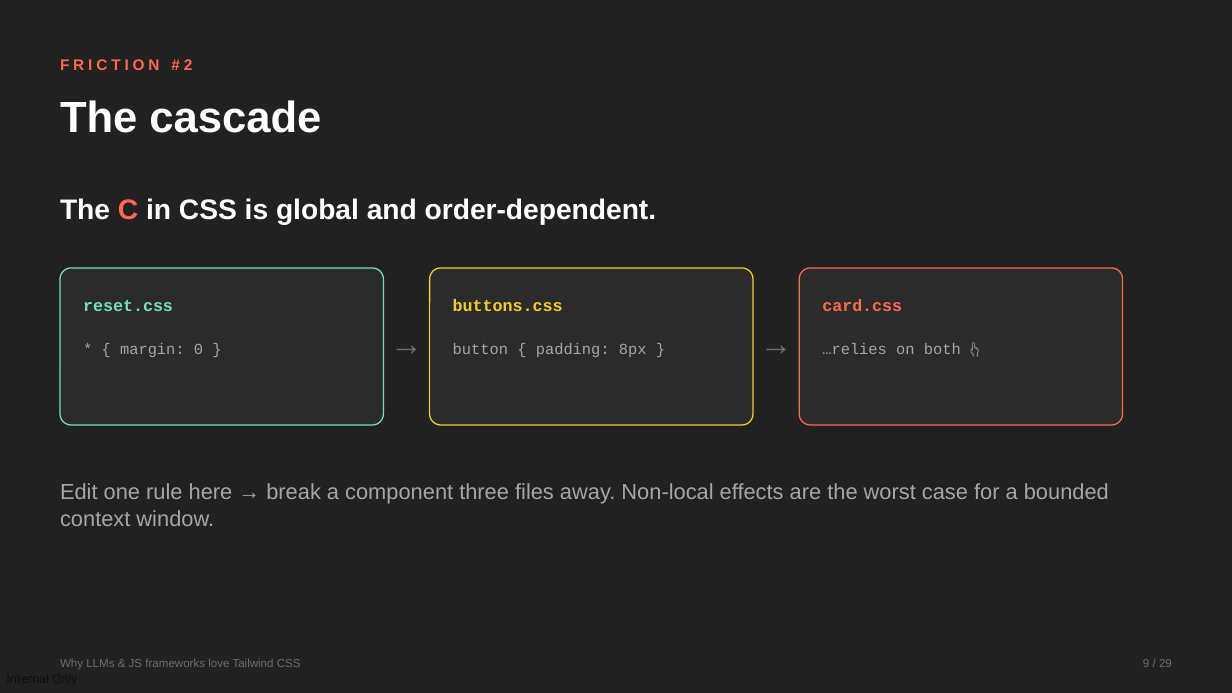
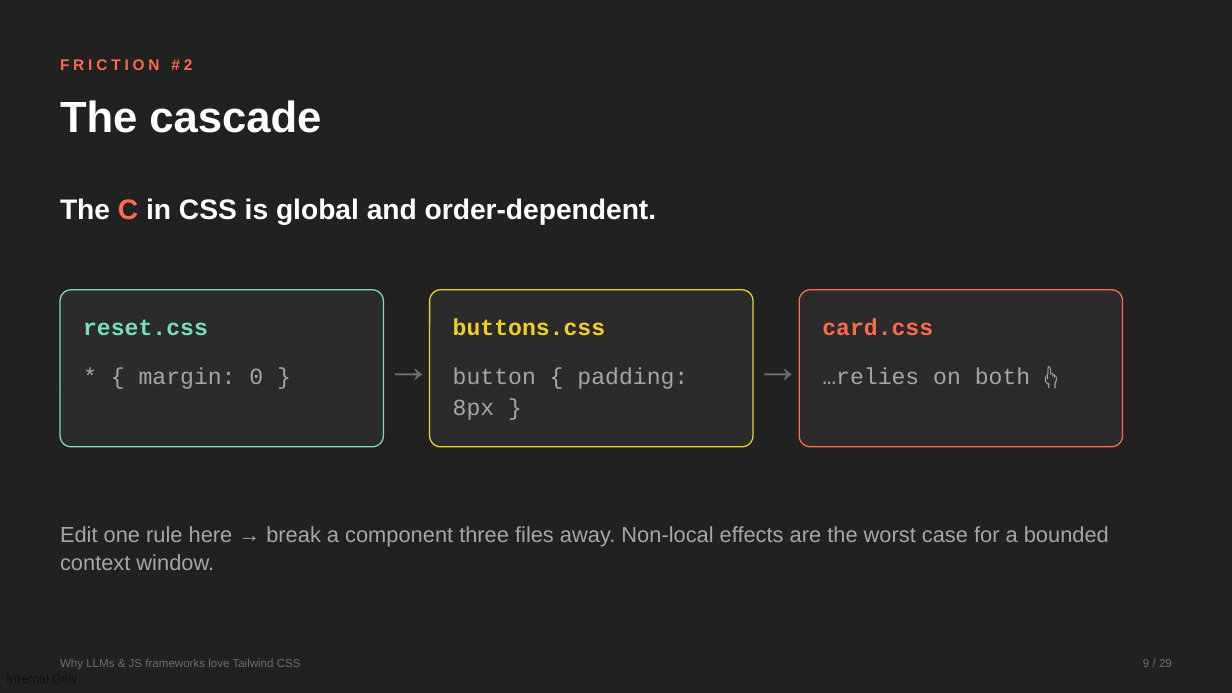
Before and after one commit to devlinduldulao/llm-loves-tailwind-and-js, a slide deck: slide 9 of why-llms-love-tailwind.pptx. Drawn at 1232x693 pixels with LibreOffice and Linux fonts; fonts in the diff are those of the drawing. Boxes give left, top, right and bottom in pixels: in the first picture for what was removed or moved away, otherwise in the second. Text is boxed around its words. In the diff, an @@ line names an element or a change of style, - is before the commit and + after.

```diff
--- a/why-llms-love-tailwind.pptx
+++ b/why-llms-love-tailwind.pptx
@@ size 13 to 18 pt in 3 elements at bbox=[83, 319, 208, 335], bbox=[453, 319, 605, 335], bbox=[822, 319, 933, 336] @@
@@ 5 texts, 3 rounded rectangles: place and size @@
-5 texts, 3 rounded rectangles at bbox=[60, 268, 1123, 425]
+5 texts, 3 rounded rectangles at bbox=[60, 290, 1123, 447]
@@ text "→" at bbox=[385, 341, 428, 387]: size 26 to 36 pt @@
@@ text "→" at bbox=[755, 341, 798, 387]: size 26 to 36 pt @@
@@ 3 texts: place and size @@
-3 texts at bbox=[120, 343, 961, 357]
+3 texts at bbox=[139, 368, 1030, 420]
@@ size 12 to 18 pt in 3 elements at bbox=[139, 368, 263, 389], bbox=[453, 368, 688, 420], bbox=[822, 368, 1030, 384] @@
@@ text "Edit one rule here → ...": place and size @@
-text "Edit one rule here → ..." at bbox=[60, 483, 1109, 526]
+text "Edit one rule here → ..." at bbox=[60, 526, 1109, 570]
```
Also in this commit, not shown: 22 other slides changed, 1 slide added, 1 other file.
